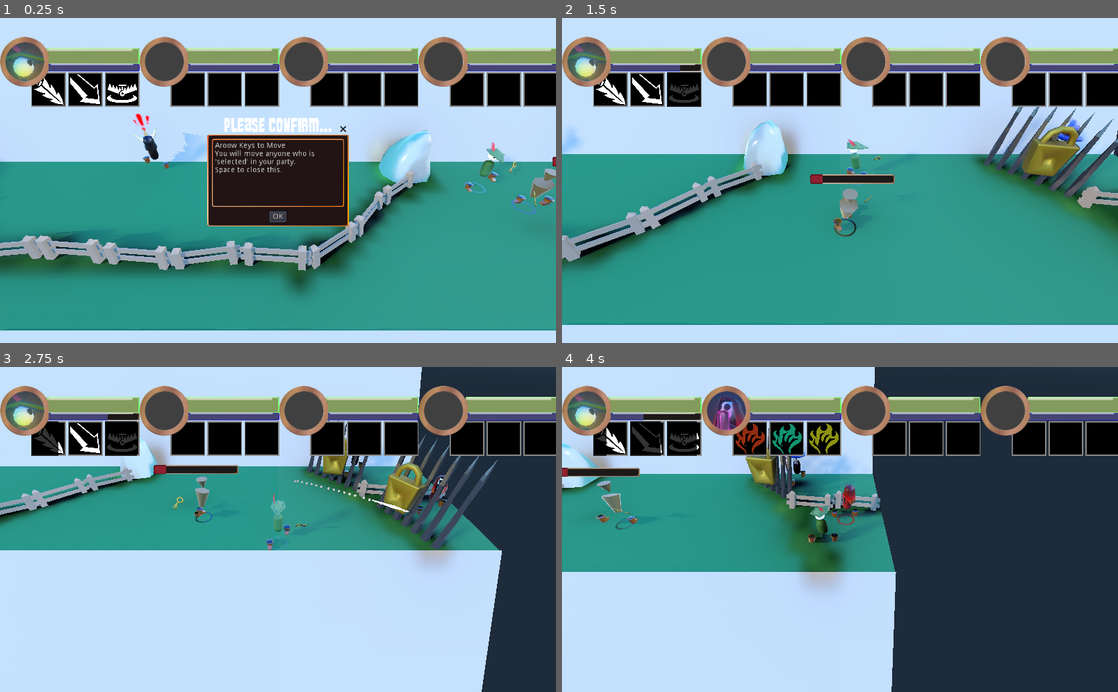
Above: before the commit, frames 1-4 (two rows, left to right).
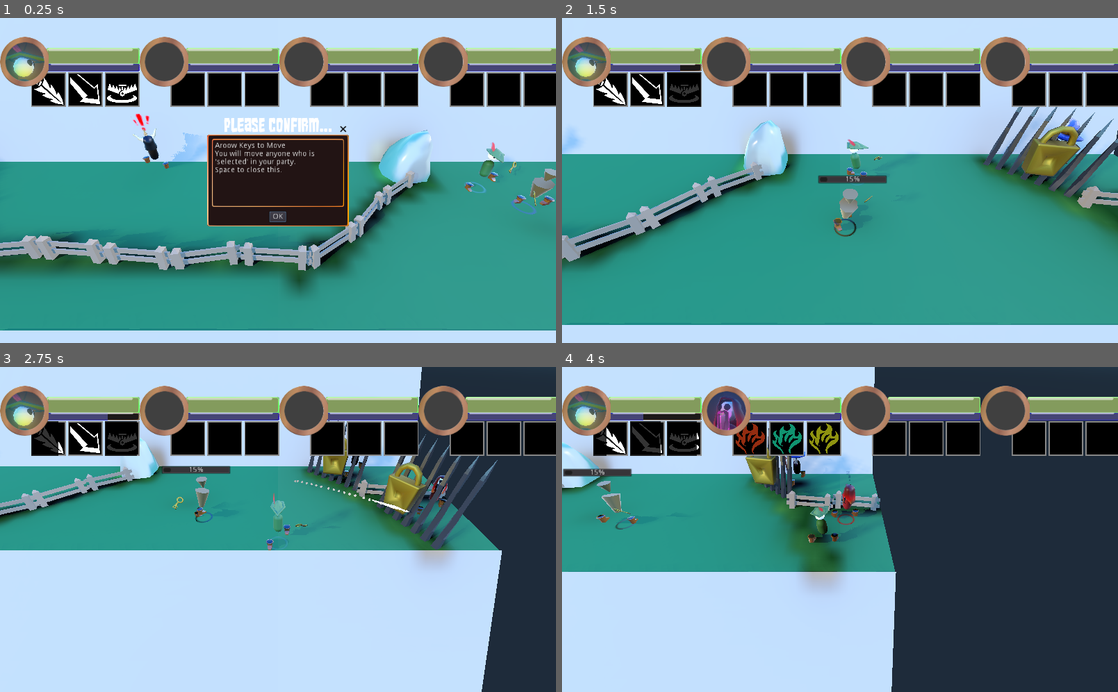
Above: after the commit, the same moments.

Repository: jedStevens/ld40
Game: Godot game, scene res://demo.tscn
The game is run twice, just before and just after one commit, with the same random seed, the same clock (stepped at 60 frames per second) and the same inputs. The project has no main scene, so this scene is started directly.
Inputs:
- Up to frame 1 (0.25 s): no input
- Up to frame 2 (1.5 s): click "OK" at 0.5 s; hold Right from 1.28 s (still down); tap E (ab_E) at 1.35 s
- Up to frame 3 (2.75 s): release Right at 2.03 s; hold Down from 2.03 s (still down); tap Q (ab_Q) at 2.1 s
- Up to frame 4 (4 s): release Down at 2.78 s; hold Right 2.78-3.53 s; tap W (ab_W) at 2.85 s; hold Up from 3.53 s (still down); tap 1 (tog_1) at 3.6 s

The runs differ from the first frame. In frame 1, less than 0.1% of the frame differs, in the area x 99-100%, y 42-46%; in frame 2, 0.4%, in the area x 44-60%, y 48-52%; in frame 3, 0.4%; in frame 4, 0.4%.

Commit message:
After Work

Diff:
--- a/characters/base.tscn
+++ b/characters/base.tscn
@@ -34,6 +34,7 @@
 flags_use_point_size = false
 flags_world_triplanar = false
 flags_fixed_size = false
+flags_albedo_tex_force_srgb = false
 vertex_color_use_as_albedo = false
 vertex_color_is_srgb = false
 params_diffuse_mode = 1
@@ -95,7 +96,9 @@
 cam_rig = "../rig"
 speed = 10
 turn_rate = 6
-reactiveness = 12
+reactiveness = 60
+mana_regen_rate = 1
+hp_regen_rate = 1
 sleeping = false
 group = 0
 portrait_texture = ExtResource( 2 )
@@ -110,6 +113,10 @@
 
 transform = Transform( 0.5, 0, 3.55271e-15, 0, 0.5, 0, -3.55271e-15, 0, 0.5, -0.469163, 4.37164, 2.05078e-08 )
 _sections_unfolded = [ "Transform" ]
+
+[node name="sleeping" type="Spatial" parent="char/head"]
+
+transform = Transform( 1, 0, 3.55271e-15, 0, 1, 0, -3.55271e-15, 0, 1, 0, -0.490788, 0 )
 
 [node name="body" type="MeshInstance" parent="char"]
 
--- a/characters/enemy_base.tscn
+++ b/characters/enemy_base.tscn
@@ -1,12 +1,11 @@
-[gd_scene load_steps=13 format=2]
+[gd_scene load_steps=12 format=2]
 
 [ext_resource path="res://characters/enemy.gd" type="Script" id=1]
 [ext_resource path="res://characters/walk_wheel.tscn" type="PackedScene" id=2]
 [ext_resource path="res://characters/circle.png" type="Texture" id=3]
 [ext_resource path="res://sfx/1_select.ogg" type="AudioStream" id=4]
 [ext_resource path="res://sfx/2_deselect.ogg" type="AudioStream" id=5]
-[ext_resource path="res://ui/ui_panel.png" type="Texture" id=6]
-[ext_resource path="res://ui/enemy_hp.png" type="Texture" id=7]
+[ext_resource path="res://ui/basic_unit_hp.tscn" type="PackedScene" id=6]
 
 [sub_resource type="CylinderMesh" id=1]
 
@@ -43,6 +42,7 @@
 flags_use_point_size = false
 flags_world_triplanar = false
 flags_fixed_size = false
+flags_albedo_tex_force_srgb = false
 vertex_color_use_as_albedo = false
 vertex_color_is_srgb = false
 params_diffuse_mode = 1
@@ -142,6 +142,8 @@
 material/0 = null
 _sections_unfolded = [ "Transform", "material" ]
 
+[node name="sleeping" type="Spatial" parent="char/head"]
+
 [node name="walk_wheel" parent="char" instance=ExtResource( 2 )]
 
 transform = Transform( 0.230212, 0, 5.32907e-15, 0, 0.230212, 0, -4.44089e-15, 0, 0.230212, -0.442044, 0.969338, 1.93224e-08 )
@@ -217,51 +219,7 @@
 
 transform = Transform( 1, 0, 0, 0, 1, 0, 0, 0, 1, 0, 2.85999, 0.257771 )
 
-[node name="hp" type="Control" parent="."]
-
-anchor_left = 0.0
-anchor_top = 0.0
-anchor_right = 0.0
-anchor_bottom = 0.0
-rect_pivot_offset = Vector2( 0, 0 )
-rect_clip_content = false
-mouse_filter = 0
-size_flags_horizontal = 1
-size_flags_vertical = 1
-_sections_unfolded = [ "Hint", "Rect", "Size Flags" ]
-
-[node name="bar" type="TextureProgress" parent="hp"]
-
-anchor_left = 0.5
-anchor_top = 1.0
-anchor_right = 0.5
-anchor_bottom = 1.0
-margin_left = -78.0
-margin_top = -17.0
-margin_right = 78.0
-rect_pivot_offset = Vector2( 0, 0 )
-rect_clip_content = false
-mouse_filter = 1
-size_flags_horizontal = 1
-size_flags_vertical = 1
-min_value = 0.0
-max_value = 100.0
-step = 1.0
-page = 0.0
-value = 14.157
-exp_edit = false
-rounded = false
-texture_under = ExtResource( 6 )
-texture_over = null
-texture_progress = ExtResource( 7 )
-radial_fill_degrees = 360.0
-radial_center_offset = Vector2( 0, 0 )
-nine_patch_stretch = true
-stretch_margin_left = 4
-stretch_margin_top = 4
-stretch_margin_right = 4
-stretch_margin_bottom = 4
-_sections_unfolded = [ "Textures" ]
+[node name="hp" parent="." instance=ExtResource( 6 )]
 
 [node name="items" type="Spatial" parent="."]
 
--- a/characters/necro/fire_demon/fire_demon.tscn
+++ b/characters/necro/fire_demon/fire_demon.tscn
@@ -1,9 +1,11 @@
-[gd_scene load_steps=9 format=2]
+[gd_scene load_steps=12 format=2]
 
 [ext_resource path="res://characters/necro/fire_demon/fire_demon.gd" type="Script" id=1]
 [ext_resource path="res://characters/necro/fire_demon/fire_demon_skin.tres" type="Material" id=2]
 [ext_resource path="res://characters/eyes.tres" type="Material" id=3]
 [ext_resource path="res://ui/basic_unit_hp.tscn" type="PackedScene" id=4]
+[ext_resource path="res://characters/npc_base/ai_fsm.tscn" type="PackedScene" id=5]
+[ext_resource path="res://characters/necro/fire_demon/run_and_die.gd" type="Script" id=6]
 
 [sub_resource type="ArrayMesh" id=1]
 
@@ -58,6 +60,24 @@
 radius = 0.285864
 height = 0.825352
 
+[sub_resource type="Animation" id=5]
+
+resource_name = "death"
+length = 0.5
+loop = false
+step = 0.1
+tracks/0/type = "value"
+tracks/0/path = NodePath("char:scale")
+tracks/0/interp = 1
+tracks/0/loop_wrap = true
+tracks/0/imported = false
+tracks/0/keys = {
+"times": PoolRealArray( 0, 0.5 ),
+"transitions": PoolRealArray( 1, 1 ),
+"update": 0,
+"values": [ Vector3( 0.276094, 0.276094, 0.276094 ), Vector3( 0.0161072, 0.0161072, 0.0161072 ) ]
+}
+
 [node name="fire_demon" type="KinematicBody"]
 
 input_ray_pickable = true
@@ -75,6 +95,7 @@
 
 [node name="char" type="Spatial" parent="."]
 
+editor/display_folded = true
 transform = Transform( 0.276094, 0, 0, 0, 0.276094, 0, 0, 0, 0.276094, 0, 0, 0 )
 
 [node name="body" type="Spatial" parent="char"]
@@ -148,3 +169,27 @@
 transform = Transform( 1, 0, 0, 0, 1, 0, 0, 0, 1, 0, 1.96403, 0 )
 
 [node name="hp" parent="." instance=ExtResource( 4 )]
+
+[node name="items" type="Spatial" parent="."]
+
+transform = Transform( 1, 0, 0, 0, 1, 0, 0, 0, 1, 0, 0.724132, 0 )
+
+[node name="ai_fsm" parent="." instance=ExtResource( 5 )]
+
+current_state = "run_and_die"
+
+[node name="run_and_die" type="Node" parent="ai_fsm"]
+
+script = ExtResource( 6 )
+lifetime = 5.0
+
+[node name="anim" type="AnimationPlayer" parent="."]
+
+playback_process_mode = 1
+playback_default_blend_time = 0.0
+root_node = NodePath("..")
+anims/death = SubResource( 5 )
+playback/active = true
+playback/speed = 1.0
+blend_times = [  ]
+autoplay = ""
--- /dev/null
+++ b/characters/necro/fire_demon/run_and_die.gd
@@ -0,0 +1,24 @@
+extends "res://characters/npc_base/ai_node.gd"
+
+export(float) var lifetime = 5.0
+
+func on_start():
+	var timer = Timer.new()
+	timer.wait_time = lifetime
+	timer.autostart = true
+	timer.one_shot = true
+	add_child(timer)
+	timer.connect("timeout", self, "fizzle")
+	print("Go go fire demon")
+
+func exec_ai(delta):
+	pass
+
+func fizzle():
+	ai_obj.get_node("anim").play("death")
+	ai_obj.get_node("anim").connect("animation_finished", self, "kill_ai_obj")
+	print("Die fire demon, die")
+
+func kill_ai_obj(anim):
+	ai_obj.call_deferred("queue_free")
+	print("k but really die")
--- a/characters/npc_base/ai_fsm.gd
+++ b/characters/npc_base/ai_fsm.gd
@@ -9,6 +9,8 @@
 
 	for c in get_children():
 		c.set_fsm(self)
+
+	set_state(current_state)
 
 func set_state(new_state):
 	current_state = new_state
--- a/demo.tscn
+++ b/demo.tscn
@@ -440,8 +440,6 @@
 [node name="mage" parent="." instance=ExtResource( 7 )]
 
 transform = Transform( 0.210683, 0, 0.977555, 0, 1, 0, -0.977555, 0, 0.210683, -3.20707, -0.0079031, -44.4329 )
-mana_regen_rate = 1
-hp_regen_rate = 1
 
 [node name="necro" parent="." instance=ExtResource( 8 )]
 
@@ -451,9 +449,6 @@
 
 editor/display_folded = true
 transform = Transform( 0.558332, 0, -0.829618, 0, 1, 0, 0.829618, 0, 0.558332, -4.08078, 0, -12.5119 )
-reactiveness = 60
-mana_regen_rate = 1
-hp_regen_rate = 1
 
 [node name="talk" type="Area" parent="king_wIII"]
 
@@ -812,13 +807,25 @@
 
 transform = Transform( 1, 0, 0, 0, 1, 0, 0, 0, 1, -0.817811, 0, -32.98 )
 
-[node name="hp" parent="haggard_goblin3" instance=ExtResource( 23 )]
+[node name="char" parent="haggard_goblin3"]
+
+editor/display_folded = true
+
+[node name="items" parent="haggard_goblin3"]
+
+editor/display_folded = true
 
 [node name="key" parent="haggard_goblin3/items" instance=ExtResource( 22 )]
 
 transform = Transform( -0.583886, 0.782796, 0.215192, 0.414926, 0.51558, -0.749675, -0.697791, -0.348436, -0.625843, 1.10725, -1.19209e-07, -3.8147e-06 )
 mode = 3
 
+[node name="ai_fsm" parent="haggard_goblin3"]
+
+editor/display_folded = true
+
+[node name="hp" parent="haggard_goblin3" instance=ExtResource( 23 )]
+
 [connection signal="about_to_show" from="king_wIII/talk/pop_up" to="king_wIII/talk" method="_on_pop_up_about_to_show"]
 
 [connection signal="popup_hide" from="king_wIII/talk/pop_up" to="king_wIII/talk" method="_on_pop_up_popup_hide"]
--- a/ui/basic_unit_hp.tscn
+++ b/ui/basic_unit_hp.tscn
@@ -12,3 +12,27 @@
 size_flags_horizontal = 1
 size_flags_vertical = 1
 _sections_unfolded = [ "Hint", "Rect", "Size Flags" ]
+
+[node name="bar" type="ProgressBar" parent="."]
+
+anchor_left = 0.5
+anchor_top = 1.0
+anchor_right = 0.5
+anchor_bottom = 1.0
+margin_left = -64.0
+margin_top = -16.0
+margin_right = 64.0
+rect_min_size = Vector2( 128, 0 )
+rect_pivot_offset = Vector2( 0, 0 )
+rect_clip_content = false
+mouse_filter = 0
+size_flags_horizontal = 1
+size_flags_vertical = 0
+min_value = 0.0
+max_value = 100.0
+step = 1.0
+page = 0.0
+value = 0.0
+exp_edit = false
+rounded = false
+percent_visible = true
